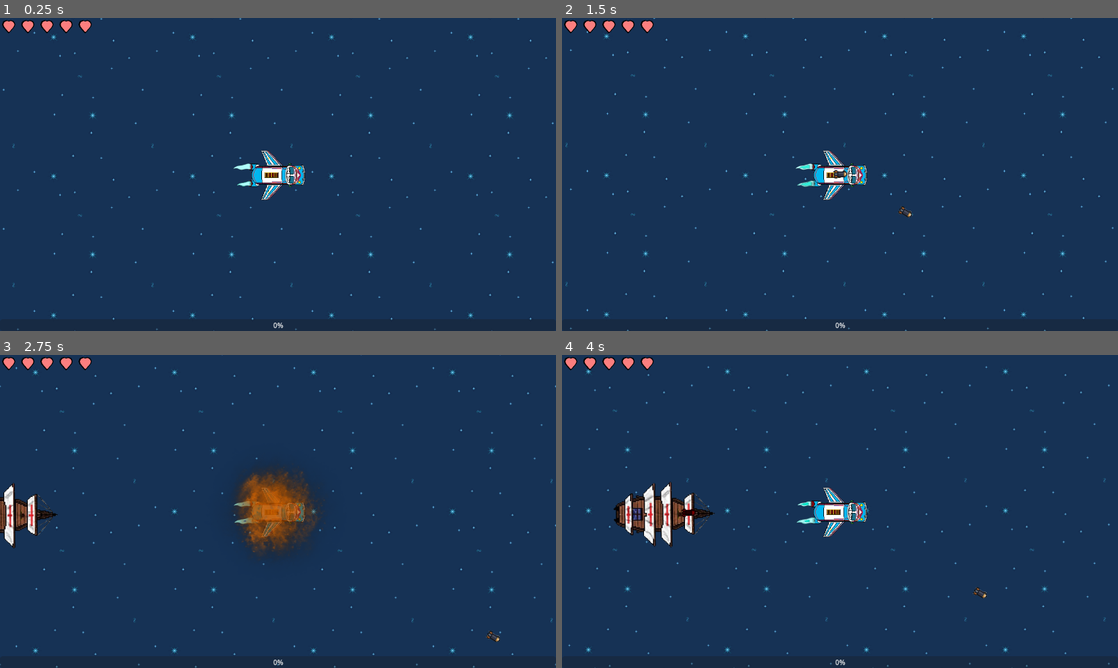
Above: before the commit, frames 1-4 (two rows, left to right).
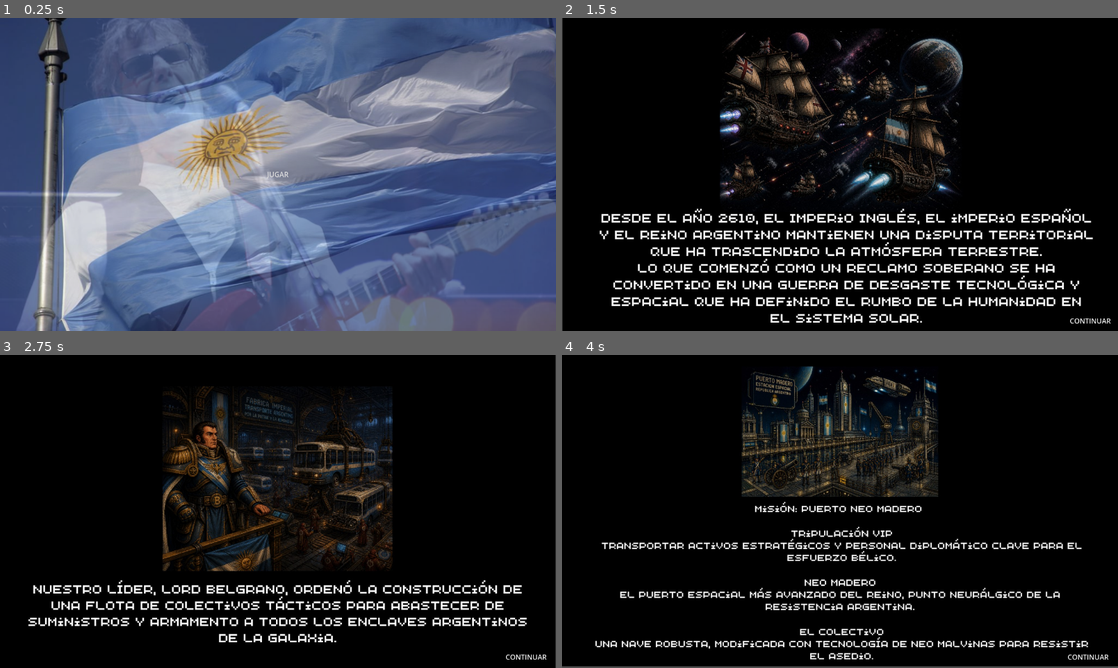
Above: after the commit, the same moments.

Repository: Ignawesome/neon-genesis-beto
Game: Godot game, scene res://escenas/menu/menu.tscn
The game is run twice, just before and just after one commit, with the same random seed, the same clock (stepped at 60 frames per second) and the same inputs. Before the commit the project starts from res://escenas/mundo.tscn.
Inputs (mouse positions are in pixels of both pictures, inside the frame that each line leads up to):
- Up to frame 1 (0.25 s): no input
- Up to frame 2 (1.5 s): click (840, 174) at 0.5 s, where only the run after the commit has a clickable "JUGAR"; click (1090, 318) at 1.25 s, where only the run after the commit has a clickable "CONTINUAR"
- Up to frame 3 (2.75 s): click (528, 658) at 2 s, where only the run after the commit has a clickable "CONTINUAR"
- Up to frame 4 (4 s): click (1090, 655) at 2.75 s, where only the run after the commit has a clickable "CONTINUAR"; click (1090, 655) at 3.5 s, where only the run after the commit has a clickable "CONTINUAR"

The runs differ from the first frame. In frame 1, 98% of the frame differs, in the area x 0-100%, y 0-100%; in frame 2, 100%; in frame 3, 99%; in frame 4, 99%.

Commit message:
cinematicas

Diff:
--- /dev/null
+++ b/escenas/menu/cinematica_1.gd
@@ -0,0 +1,5 @@
+extends Control
+
+
+func _on_continuar_pressed() -> void:
+	get_tree().change_scene_to_file("res://escenas/menu/cinematica_2.tscn")
--- /dev/null
+++ b/escenas/menu/cinematica_1.tscn
@@ -0,0 +1,34 @@
+[gd_scene format=3 uid="uid://di34nvoqpkypu"]
+
+[ext_resource type="Script" uid="uid://f467a8t6c0u1" path="res://escenas/menu/cinematica_1.gd" id="1_76c8i"]
+[ext_resource type="Texture2D" uid="uid://cpj4vxopxkt74" path="res://assets/cinematica/cinematica1.jpg" id="1_ts05v"]
+
+[node name="Cinematica1" type="Control" unique_id=1706512408]
+layout_mode = 3
+anchors_preset = 15
+anchor_right = 1.0
+anchor_bottom = 1.0
+grow_horizontal = 2
+grow_vertical = 2
+script = ExtResource("1_76c8i")
+
+[node name="Sprite2D" type="Sprite2D" parent="." unique_id=2083996650]
+position = Vector2(640.5, 360)
+scale = Vector2(0.801875, 0.80222225)
+texture = ExtResource("1_ts05v")
+
+[node name="continuar" type="Button" parent="." unique_id=1288161673]
+layout_mode = 1
+anchors_preset = 3
+anchor_left = 1.0
+anchor_top = 1.0
+anchor_right = 1.0
+anchor_bottom = 1.0
+offset_left = -136.0
+offset_top = -51.0
+grow_horizontal = 0
+grow_vertical = 0
+text = "CONTINUAR"
+flat = true
+
+[connection signal="pressed" from="continuar" to="." method="_on_continuar_pressed"]
--- /dev/null
+++ b/escenas/menu/cinematica_2.gd
@@ -0,0 +1,4 @@
+extends Control
+
+func _on_continuar_pressed() -> void:
+	get_tree().change_scene_to_file("res://escenas/menu/cinematica_3.tscn")
--- /dev/null
+++ b/escenas/menu/cinematica_2.tscn
@@ -0,0 +1,36 @@
+[gd_scene format=3 uid="uid://c2n58hc1swnro"]
+
+[ext_resource type="Script" uid="uid://bucqcfrbt8l44" path="res://escenas/menu/cinematica_2.gd" id="1_pqsm8"]
+[ext_resource type="Texture2D" uid="uid://dfk11p64qsvel" path="res://assets/cinematica/cinematica2.jpg" id="1_yqcr2"]
+
+[node name="Cinematica2" type="Control" unique_id=1678217928]
+layout_mode = 3
+anchors_preset = 15
+anchor_right = 1.0
+anchor_bottom = 1.0
+offset_right = 5.0
+offset_bottom = 2.0
+grow_horizontal = 2
+grow_vertical = 2
+script = ExtResource("1_pqsm8")
+
+[node name="Sprite2D" type="Sprite2D" parent="." unique_id=756454125]
+position = Vector2(642.99994, 357.5)
+scale = Vector2(0.8024999, 0.8077777)
+texture = ExtResource("1_yqcr2")
+
+[node name="continuar" type="Button" parent="." unique_id=685044875]
+layout_mode = 1
+anchors_preset = 3
+anchor_left = 1.0
+anchor_top = 1.0
+anchor_right = 1.0
+anchor_bottom = 1.0
+offset_left = -136.0
+offset_top = -51.0
+grow_horizontal = 0
+grow_vertical = 0
+text = "CONTINUAR"
+flat = true
+
+[connection signal="pressed" from="continuar" to="." method="_on_continuar_pressed"]
--- /dev/null
+++ b/escenas/menu/cinematica_3.gd
@@ -0,0 +1,5 @@
+extends Control
+
+
+func _on_continuar_pressed() -> void:
+	get_tree().change_scene_to_file("res://escenas/menu/cinematica_4.tscn")
--- /dev/null
+++ b/escenas/menu/cinematica_3.tscn
@@ -0,0 +1,34 @@
+[gd_scene format=3 uid="uid://evw84yq7fdnx"]
+
+[ext_resource type="Script" uid="uid://xr4poar1bm2c" path="res://escenas/menu/cinematica_3.gd" id="1_3vfso"]
+[ext_resource type="Texture2D" uid="uid://vbrnsssiniw1" path="res://assets/cinematica/cinematica3.jpg" id="1_kyueu"]
+
+[node name="Cinematica3" type="Control" unique_id=1709734892]
+layout_mode = 3
+anchors_preset = 15
+anchor_right = 1.0
+anchor_bottom = 1.0
+grow_horizontal = 2
+grow_vertical = 2
+script = ExtResource("1_3vfso")
+
+[node name="Sprite2D" type="Sprite2D" parent="." unique_id=160461907]
+position = Vector2(639, 360.5)
+scale = Vector2(0.8, 0.8011111)
+texture = ExtResource("1_kyueu")
+
+[node name="continuar" type="Button" parent="." unique_id=2087023102]
+layout_mode = 1
+anchors_preset = 3
+anchor_left = 1.0
+anchor_top = 1.0
+anchor_right = 1.0
+anchor_bottom = 1.0
+offset_left = -136.0
+offset_top = -51.0
+grow_horizontal = 0
+grow_vertical = 0
+text = "CONTINUAR"
+flat = true
+
+[connection signal="pressed" from="continuar" to="." method="_on_continuar_pressed"]
--- /dev/null
+++ b/escenas/menu/cinematica_4.gd
@@ -0,0 +1,5 @@
+extends Control
+
+
+func _on_continuar_pressed() -> void:
+	get_tree().change_scene_to_file("res://escenas/menu/cinematica_5.tscn")
--- /dev/null
+++ b/escenas/menu/cinematica_4.tscn
@@ -0,0 +1,34 @@
+[gd_scene format=3 uid="uid://bidc5dfqosnis"]
+
+[ext_resource type="Script" uid="uid://dtomrlgch4w57" path="res://escenas/menu/cinematica_4.gd" id="1_6cdvx"]
+[ext_resource type="Texture2D" uid="uid://b6wxjjv4d7l81" path="res://assets/cinematica/cinematica4.jpg" id="1_o2t5f"]
+
+[node name="Cinematica4" type="Control" unique_id=1339212312]
+layout_mode = 3
+anchors_preset = 15
+anchor_right = 1.0
+anchor_bottom = 1.0
+grow_horizontal = 2
+grow_vertical = 2
+script = ExtResource("1_6cdvx")
+
+[node name="Sprite2D" type="Sprite2D" parent="." unique_id=1674186488]
+position = Vector2(641.5, 359.5)
+scale = Vector2(0.803125, 0.80333334)
+texture = ExtResource("1_o2t5f")
+
+[node name="continuar" type="Button" parent="." unique_id=227256525]
+layout_mode = 1
+anchors_preset = 3
+anchor_left = 1.0
+anchor_top = 1.0
+anchor_right = 1.0
+anchor_bottom = 1.0
+offset_left = -136.0
+offset_top = -51.0
+grow_horizontal = 0
+grow_vertical = 0
+text = "CONTINUAR"
+flat = true
+
+[connection signal="pressed" from="continuar" to="." method="_on_continuar_pressed"]
--- /dev/null
+++ b/escenas/menu/cinematica_5.gd
@@ -0,0 +1,5 @@
+extends Control
+
+
+func _on_continuar_pressed() -> void:
+	get_tree().change_scene_to_file("res://escenas/menu/cinematica_6.tscn")
--- /dev/null
+++ b/escenas/menu/cinematica_5.tscn
@@ -0,0 +1,34 @@
+[gd_scene format=3 uid="uid://b4qucfjmdswb5"]
+
+[ext_resource type="Texture2D" uid="uid://cisjpvs6s71bd" path="res://assets/cinematica/cinematica5.jpg" id="1_0gdwr"]
+[ext_resource type="Script" uid="uid://ox2lqjg8dwaq" path="res://escenas/menu/cinematica_5.gd" id="1_q528u"]
+
+[node name="Cinematica5" type="Control" unique_id=1290810976]
+layout_mode = 3
+anchors_preset = 15
+anchor_right = 1.0
+anchor_bottom = 1.0
+grow_horizontal = 2
+grow_vertical = 2
+script = ExtResource("1_q528u")
+
+[node name="Sprite2D" type="Sprite2D" parent="." unique_id=1374550291]
+position = Vector2(640, 358)
+scale = Vector2(0.80125, 0.79555553)
+texture = ExtResource("1_0gdwr")
+
+[node name="continuar" type="Button" parent="." unique_id=1392613581]
+layout_mode = 1
+anchors_preset = 3
+anchor_left = 1.0
+anchor_top = 1.0
+anchor_right = 1.0
+anchor_bottom = 1.0
+offset_left = -136.0
+offset_top = -51.0
+grow_horizontal = 0
+grow_vertical = 0
+text = "CONTINUAR"
+flat = true
+
+[connection signal="pressed" from="continuar" to="." method="_on_continuar_pressed"]
--- /dev/null
+++ b/escenas/menu/cinematica_6.gd
@@ -0,0 +1,5 @@
+extends Control
+
+
+func _on_continuar_pressed() -> void:
+	get_tree().change_scene_to_file("res://escenas/mundo.tscn")
--- /dev/null
+++ b/escenas/menu/cinematica_6.tscn
@@ -0,0 +1,34 @@
+[gd_scene format=3 uid="uid://br4f7ctsf4jev"]
+
+[ext_resource type="Script" uid="uid://ci3np1wdjvgoy" path="res://escenas/menu/cinematica_6.gd" id="1_3usxi"]
+[ext_resource type="Texture2D" uid="uid://dks5f86breapx" path="res://assets/cinematica/cinematica6.jpg" id="1_n102u"]
+
+[node name="Cinematica6" type="Control" unique_id=1869844745]
+layout_mode = 3
+anchors_preset = 15
+anchor_right = 1.0
+anchor_bottom = 1.0
+grow_horizontal = 2
+grow_vertical = 2
+script = ExtResource("1_3usxi")
+
+[node name="Sprite2D" type="Sprite2D" parent="." unique_id=1379808820]
+position = Vector2(643.5, 360)
+scale = Vector2(0.801875, 0.80444443)
+texture = ExtResource("1_n102u")
+
+[node name="continuar" type="Button" parent="." unique_id=877491701]
+layout_mode = 1
+anchors_preset = 3
+anchor_left = 1.0
+anchor_top = 1.0
+anchor_right = 1.0
+anchor_bottom = 1.0
+offset_left = -136.0
+offset_top = -51.0
+grow_horizontal = 0
+grow_vertical = 0
+text = "CONTINUAR"
+flat = true
+
+[connection signal="pressed" from="continuar" to="." method="_on_continuar_pressed"]
--- /dev/null
+++ b/escenas/menu/menu.gd
@@ -0,0 +1,5 @@
+extends Control
+
+
+func _on_jugar_pressed() -> void:
+	get_tree().change_scene_to_file("res://escenas/menu/cinematica_1.tscn")
--- /dev/null
+++ b/escenas/menu/menu.tscn
@@ -0,0 +1,58 @@
+[gd_scene format=3 uid="uid://d2wfj1m7x4y7m"]
+
+[ext_resource type="Script" uid="uid://qv75jxv7rpn0" path="res://escenas/menu/menu.gd" id="1_4gq0v"]
+[ext_resource type="Texture2D" uid="uid://de4n60ll1khpl" path="res://assets/Bandera.jpg" id="1_yqnh4"]
+[ext_resource type="Texture2D" uid="uid://l3wonp24fode" path="res://assets/spinetta.png" id="2_4gq0v"]
+[ext_resource type="AudioStream" uid="uid://ldjwoqec7qsy" path="res://assets/audio/musica/himno.wav" id="2_ijpqp"]
+
+[node name="Menu" type="Control" unique_id=933442087]
+layout_mode = 3
+anchors_preset = 15
+anchor_right = 1.0
+anchor_bottom = 1.0
+grow_horizontal = 2
+grow_vertical = 2
+script = ExtResource("1_4gq0v")
+
+[node name="TextureRect" type="TextureRect" parent="." unique_id=14746111]
+self_modulate = Color(1, 1, 1, 0.94509804)
+layout_mode = 1
+anchors_preset = 15
+anchor_right = 1.0
+anchor_bottom = 1.0
+offset_top = -38.5
+offset_right = 4.0
+offset_bottom = 9.5
+grow_horizontal = 2
+grow_vertical = 2
+texture = ExtResource("1_yqnh4")
+
+[node name="TextureRect2" type="TextureRect" parent="." unique_id=637412588]
+self_modulate = Color(1, 1, 1, 0.22352941)
+layout_mode = 0
+offset_top = -43.0
+offset_right = 1312.0
+offset_bottom = 727.0
+texture = ExtResource("2_4gq0v")
+
+[node name="Jugar" type="Button" parent="." unique_id=1657939131]
+layout_mode = 1
+anchors_preset = 8
+anchor_left = 0.5
+anchor_top = 0.5
+anchor_right = 0.5
+anchor_bottom = 0.5
+offset_left = -170.5
+offset_top = -83.0
+offset_right = 170.5
+offset_bottom = 83.0
+grow_horizontal = 2
+grow_vertical = 2
+text = "JUGAR"
+flat = true
+
+[node name="himno" type="AudioStreamPlayer" parent="." unique_id=788955298]
+stream = ExtResource("2_ijpqp")
+autoplay = true
+
+[connection signal="pressed" from="Jugar" to="." method="_on_jugar_pressed"]
--- a/escenas/mundo.tscn
+++ b/escenas/mundo.tscn
@@ -210,3 +210,4 @@
 [node name="AudioStreamPlayer" type="AudioStreamPlayer" parent="." unique_id=1462683061]
 stream = SubResource("AudioStreamInteractive_kckb2")
 autoplay = true
+bus = &"Musica"
--- a/project.godot
+++ b/project.godot
@@ -15,7 +15,7 @@
 [application]
 
 config/name="Cowboy Betop"
-run/main_scene="uid://6ls3aw75j8hu"
+run/main_scene="uid://d2wfj1m7x4y7m"
 config/features=PackedStringArray("4.6", "GL Compatibility")
 config/icon="uid://cdaixgkt7585g"
 
@@ -29,8 +29,8 @@
 
 [display]
 
-window/size/viewport_width=640
-window/size/viewport_height=360
+window/size/viewport_width=1280
+window/size/viewport_height=720
 window/size/window_width_override=1280
 window/size/window_height_override=720
 
Binary file added: assets/Bandera.jpg
Binary file added: assets/anillo.png
Binary file added: assets/cinematica/cinematica1.jpg
Binary file added: assets/cinematica/cinematica2.jpg
Binary file added: assets/cinematica/cinematica3.jpg
Binary file added: assets/cinematica/cinematica4.jpg
Binary file added: assets/cinematica/cinematica5.jpg
Binary file added: assets/cinematica/cinematica6.jpg
Binary file added: assets/cinematica/final beto.png
Binary file added: assets/spinetta.png
Not shown, added: escenas/menu/cinematica_1.gd.uid
Not shown, added: escenas/menu/cinematica_2.gd.uid
(and 7 more such lines)
